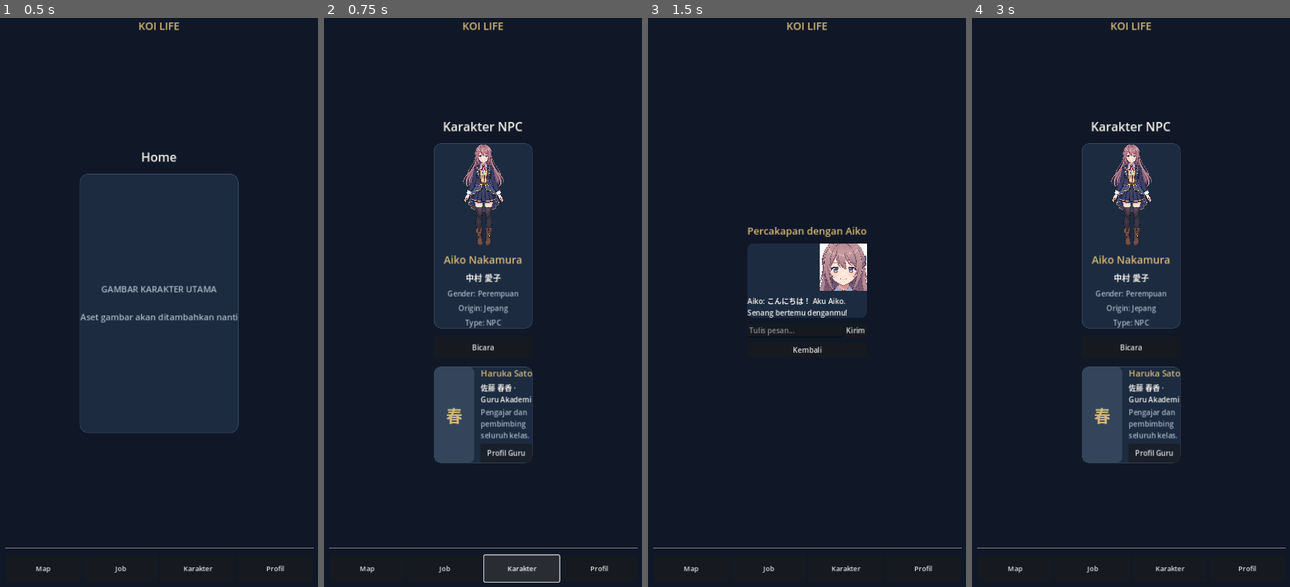
Above: before the commit, frames 1-4 (left to right).
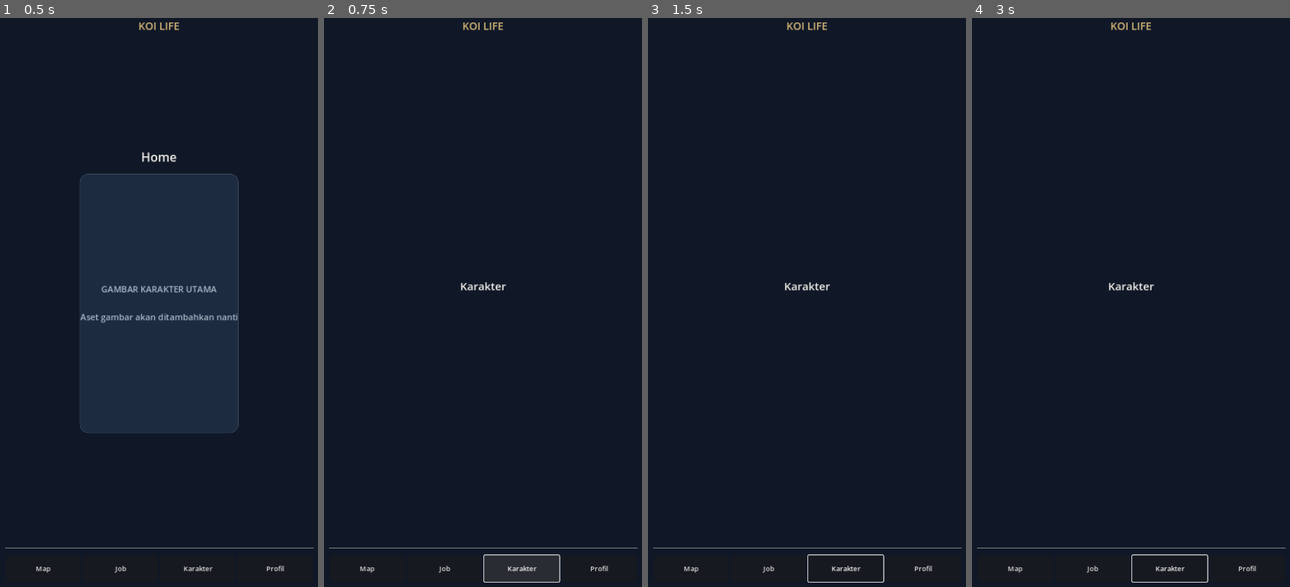
Above: after the commit, the same moments.

Repository: Koidyavol/Koikingdom
Game: Godot game, scene res://scenes/main.tscn
Two runs of this game, one before a commit and one after it. Both use one fixed random seed, a clock stepped at 60 frames per second and the inputs below.
Inputs (mouse positions are in pixels of both pictures, inside the frame that each line leads up to):
- Up to frame 1 (0.5 s): no input
- Up to frame 2 (0.75 s): click "Karakter" at 0.5 s
- Up to frame 3 (1.5 s): click "Bicara" at 1.25 s
- Up to frame 4 (3 s): click (1178, 330) at 2 s, where only the run before the commit has a clickable "Kirim"; click (1131, 348) at 2.75 s, where only the run before the commit has a clickable "Kembali"

Frame 1 is identical in both runs. In frame 2, 15% of the frame differs, in the area x 34-66%, y 18-79%; in frame 3, 5.5%; in frame 4, 15%, in the area x 34-75%, y 18-100%.

Commit message:
Compact NPC character selection cards

Diff:
--- a/scripts/main.gd
+++ b/scripts/main.gd
@@ -148,64 +148,75 @@
 
 func _build_npc_page(parent: VBoxContainer) -> void:
 	var title := Label.new()
-	title.text = "Karakter NPC"
+	title.text = "Karakter"
 	title.horizontal_alignment = HORIZONTAL_ALIGNMENT_CENTER
 	title.add_theme_color_override("font_color", TEXT_MAIN)
-	title.add_theme_font_size_override("font_size", 27)
+	title.add_theme_font_size_override("font_size", 24)
 	parent.add_child(title)
+
+	var scroll := ScrollContainer.new()
+	scroll.size_flags_vertical = Control.SIZE_EXPAND_FILL
+	scroll.size_flags_horizontal = Control.SIZE_EXPAND_FILL
+	scroll.horizontal_scroll_mode = ScrollContainer.SCROLL_MODE_DISABLED
+	parent.add_child(scroll)
+
+	var list := VBoxContainer.new()
+	list.size_flags_horizontal = Control.SIZE_EXPAND_FILL
+	list.add_theme_constant_override("separation", 10)
+	scroll.add_child(list)
 
 	var card := PanelContainer.new()
 	card.size_flags_horizontal = Control.SIZE_EXPAND_FILL
 	var style := StyleBoxFlat.new()
 	style.bg_color = PANEL
-	style.set_corner_radius_all(16)
+	style.set_corner_radius_all(14)
 	style.set_border_width_all(1)
 	style.border_color = Color("#40516a")
 	card.add_theme_stylebox_override("panel", style)
-	parent.add_child(card)
-
-	var details := VBoxContainer.new()
-	details.add_theme_constant_override("separation", 9)
-	card.add_child(details)
+	list.add_child(card)
+
+	var row := HBoxContainer.new()
+	row.add_theme_constant_override("separation", 12)
+	card.add_child(row)
 
 	var npc_image := TextureRect.new()
-	npc_image.custom_minimum_size = Vector2(0, 230)
-	npc_image.expand_mode = TextureRect.EXPAND_FIT_WIDTH_PROPORTIONAL
-	npc_image.stretch_mode = TextureRect.STRETCH_KEEP_ASPECT_CENTERED
+	npc_image.custom_minimum_size = Vector2(96, 116)
+	npc_image.size = Vector2(96, 116)
+	npc_image.expand_mode = TextureRect.EXPAND_IGNORE_SIZE
+	npc_image.stretch_mode = TextureRect.STRETCH_KEEP_ASPECT_COVERED
 	if ResourceLoader.exists(NPC_IMAGE_PATH):
 		npc_image.texture = load(NPC_IMAGE_PATH)
-	else:
-		npc_image.texture = null
-	details.add_child(npc_image)
+	row.add_child(npc_image)
+
+	var details := VBoxContainer.new()
+	details.size_flags_horizontal = Control.SIZE_EXPAND_FILL
+	details.add_theme_constant_override("separation", 5)
+	row.add_child(details)
 
 	var name_label := Label.new()
 	name_label.text = NPC_DATA["name"]
-	name_label.horizontal_alignment = HORIZONTAL_ALIGNMENT_CENTER
 	name_label.add_theme_color_override("font_color", ACCENT)
-	name_label.add_theme_font_size_override("font_size", 23)
+	name_label.add_theme_font_size_override("font_size", 18)
 	details.add_child(name_label)
 
 	var jp_label := Label.new()
 	jp_label.text = NPC_DATA["japanese_name"]
-	jp_label.horizontal_alignment = HORIZONTAL_ALIGNMENT_CENTER
 	jp_label.add_theme_color_override("font_color", TEXT_MAIN)
-	jp_label.add_theme_font_size_override("font_size", 18)
 	details.add_child(jp_label)
 
-	for key in ["gender", "origin", "type"]:
-		var info := Label.new()
-		info.text = "%s: %s" % [key.capitalize(), NPC_DATA[key]]
-		info.horizontal_alignment = HORIZONTAL_ALIGNMENT_CENTER
-		info.add_theme_color_override("font_color", TEXT_MUTED)
-		details.add_child(info)
+	var info := Label.new()
+	info.text = "Perempuan · Jepang · NPC"
+	info.add_theme_color_override("font_color", TEXT_MUTED)
+	info.autowrap_mode = TextServer.AUTOWRAP_WORD_SMART
+	details.add_child(info)
 
 	var talk_button := Button.new()
 	talk_button.text = "Bicara"
-	talk_button.custom_minimum_size = Vector2(0, 48)
+	talk_button.custom_minimum_size = Vector2(0, 38)
 	talk_button.pressed.connect(_open_aiko_chat)
-	parent.add_child(talk_button)
-
-	_add_teacher_npc_card(parent)
+	details.add_child(talk_button)
+
+	_add_teacher_npc_card(list)
 
 
 func _add_teacher_npc_card(parent: VBoxContainer) -> void:
